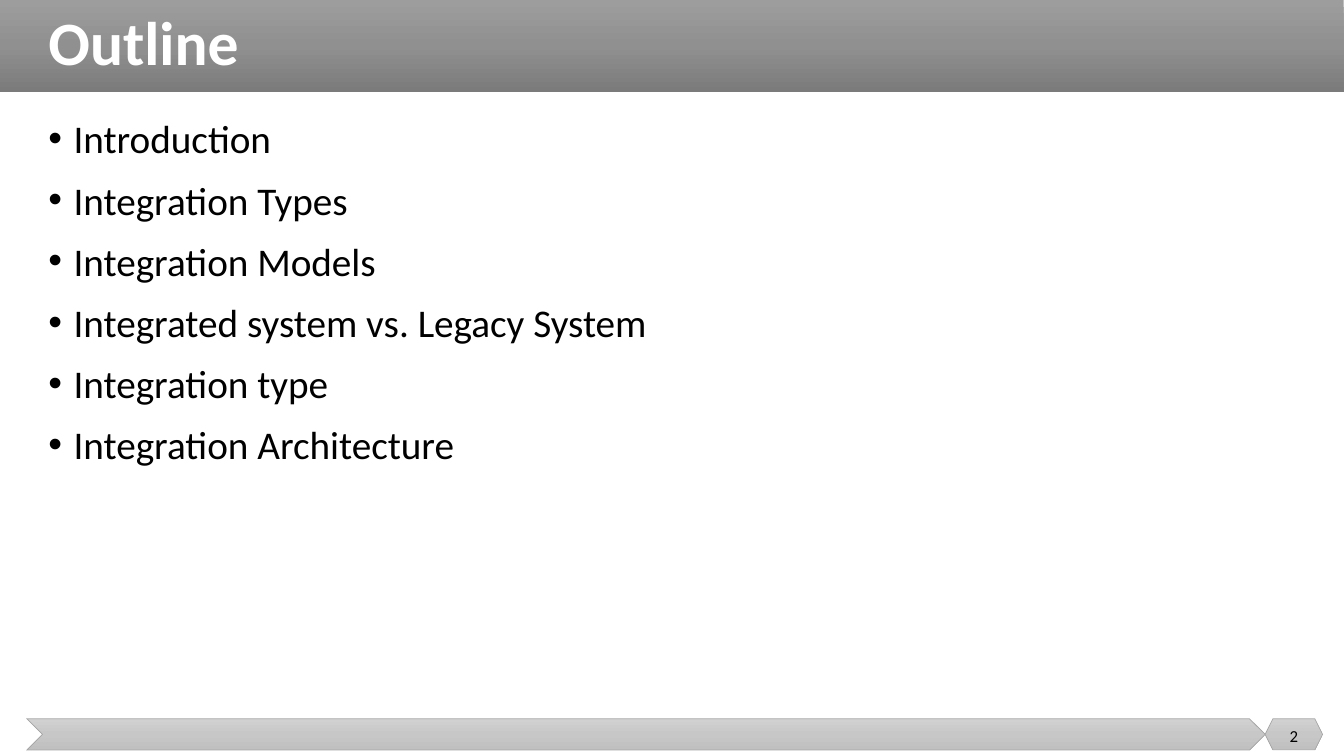
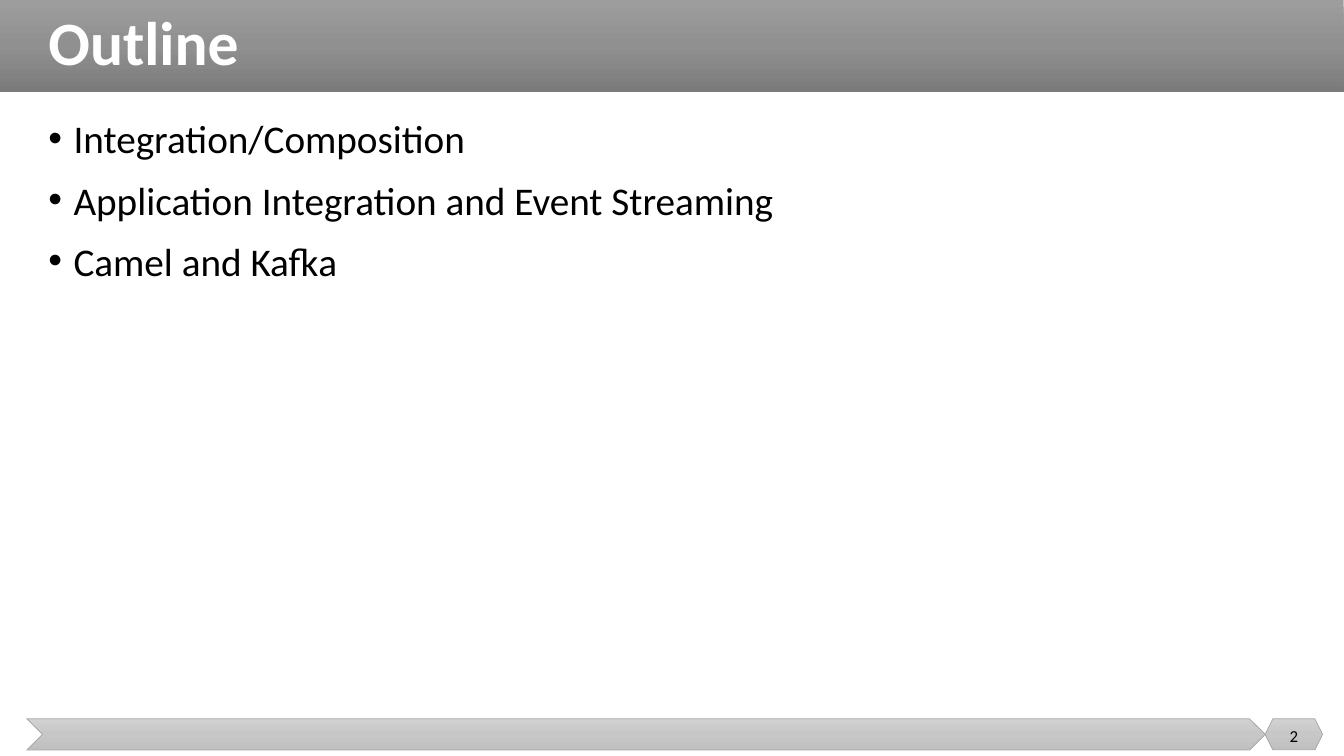
Before and after one commit to malenezi/malenezi, a slide deck: slide 2 of SE495/Lectures/6-Services Integration/Services Integration.pptx. Drawn at 1344x756 pixels with LibreOffice and Linux fonts; fonts in the diff are those of the drawing. Boxes give left, top, right and bottom in pixels: in the first picture for what was removed or moved away, otherwise in the second. Text is boxed around its words. In the diff, an @@ line names an element or a change of style, - is before the commit and + after.

```diff
--- a/SE495/Lectures/6-Services Integration/Services Integration.pptx
+++ b/SE495/Lectures/6-Services Integration/Services Integration.pptx
@@ text at bbox=[74, 125, 773, 277]: text changed @@
-• Introduction
-• Integration Types
-• Integration Models
-• Integrated system vs. Legacy System
-• Integration type
-• Integration Architecture
+• Integration/Composition
+• Application Integration and Event Streaming
+• Camel and Kafka
```
Also in this commit, not shown: 6 other files.
